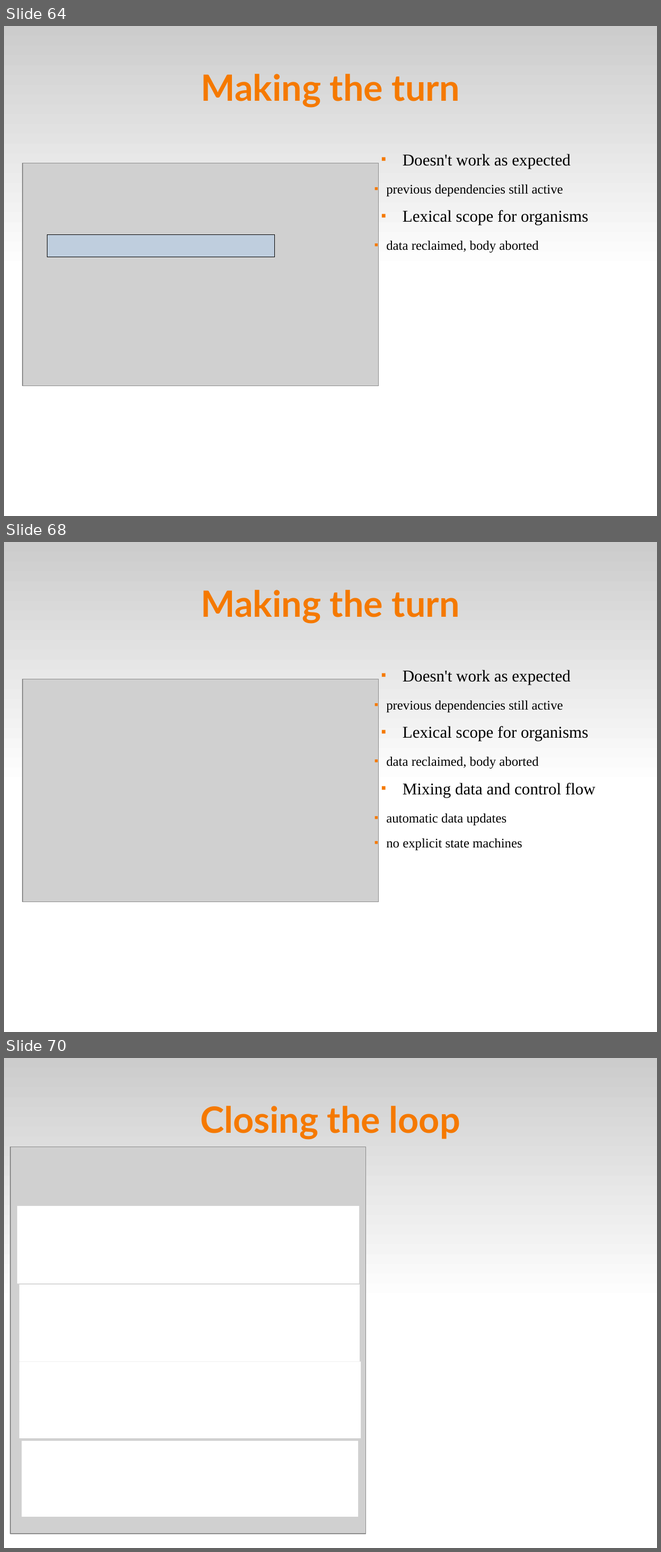
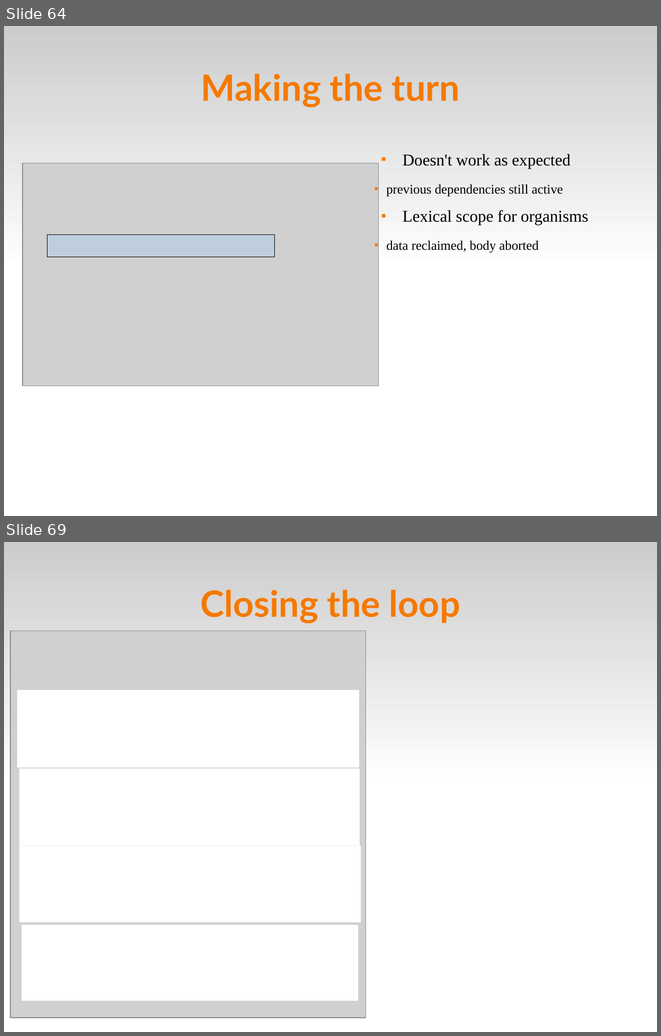
Before and after one commit to fsantanna-no/ceu-docs, a slide deck: ceu_curryon-expanded.odp. Shown one above the other, each under a label of ours: slides 64, 68 and 70 before the commit, slides 64 and 69 after it; the slides between them are not shown. The pictures are 661x1552 and 661x1036 pixels, drawn with LibreOffice and Linux fonts; fonts in the diff are those of the drawing; grey boxes stand for pictures. Boxes give left, top, right and bottom in pixels: in the first picture for what was removed or moved away, otherwise in the second. Text is boxed around its words. In the diff, an @@ line names an element or a change of style, - is before the commit and + after.

```diff
--- a/ceu_curryon-expanded.odp
+++ b/ceu_curryon-expanded.odp
@@ slide 68 removed at bbox=[4, 542, 657, 1032], background #FFFFFF; not listed: 1 template element that a slide beside it also shows @@
@@ title removed at bbox=[201, 590, 460, 624] @@
-Making the turn
@@ picture removed at bbox=[23, 679, 379, 902] @@
@@ text removed at bbox=[386, 670, 595, 850] @@
-■ Doesn't work as expected
-  ■ previous dependencies still active
-■ Lexical scope for organisms
-  ■ data reclaimed, body aborted
-■ Mixing data and control flow
-  ■ automatic data updates
-  ■ no explicit state machines
@@ what was slide 70 is now slide 69 @@
```
Also in this commit, not shown: 23 slides changed, 1 slide added, 1 other slide removed, 2 other files.
